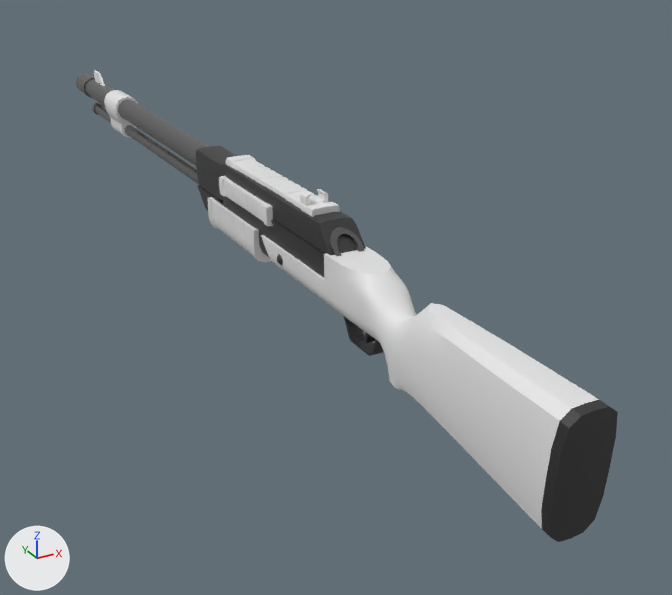
An edit to the FBX model Content/Weapons/ElephantGun/elephantgun.fbx, drawn before and after from the same camera.
Both versions are drawn from a 50 mm lens placed at (-10.4, -19.2, 8.5), pointed at (2.4, 4.1, -3.2). The axes (+X, +Y, +Z) are drawn at lower left. The lights are the same throughout. Vertices at the same position are counted once.
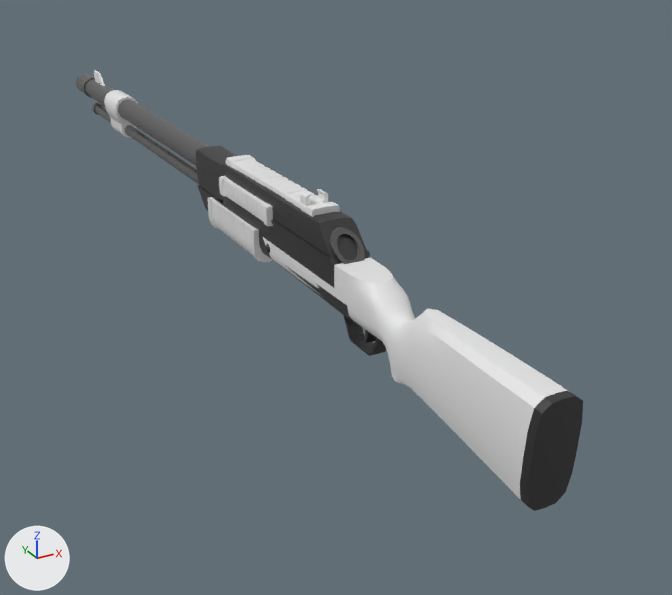
Where the change shows, as pixel boxes [x1, y1, x2, y2] in the pictures (672 x 595 px; the box of a moved part takes in the faces that stretch with it):
'Cube.003', reshaped (10% narrower, 11% shorter)
    before: [261, 235, 618, 542]
    after: [263, 237, 583, 511]
part 1 of me_cube_007, moved or reshaped
    before: [277, 254, 283, 265]
    after: [265, 244, 270, 253]
part 2 of me_cube_007, moved or reshaped
    before: [261, 235, 618, 542]
    after: [263, 237, 583, 511]

Patch to the scene script:
```diff
--- a/Content/Weapons/ElephantGun/elephantgun.fbx.py
+++ b/Content/Weapons/ElephantGun/elephantgun.fbx.py
@@ me_cube_007 @@
 # used by ob_cube_003; location = (0.0, 0.0, 0.0)
-me_cube_007.from_pydata(...)  # 8628 vertices, 8624 faces; spans x -0.66..0.66, y -9.36..3.0, z -2.43..0.42
+me_cube_007.from_pydata(...)  # 8628 vertices, 8624 faces; spans x -0.57..0.57, y -8.6..3.07, z -2.23..0.25
+# me_cube_007 part 1: the loose piece of 7938 vertices spanning x -0.66..0.66, y 1.57..2.03, z -0.83..-0.37 is scaled about its middle by 0.869, then moved by (0.0, 0.92, 0.0)
+# me_cube_007 part 2: 690 of 8628 vertices moved; they spanned x -0.64..0.64, y -9.36..3.0, z -2.43..0.42 and now span x -0.55..0.55, y -8.6..3.07, z -2.23..0.25; mean shift (0.0, 0.07, 0.0); largest move (-0.31, -9.36, 0.36) -> (-0.27, -8.6, 0.19)
 me_cube_007.materials.append(mat_color)
```
